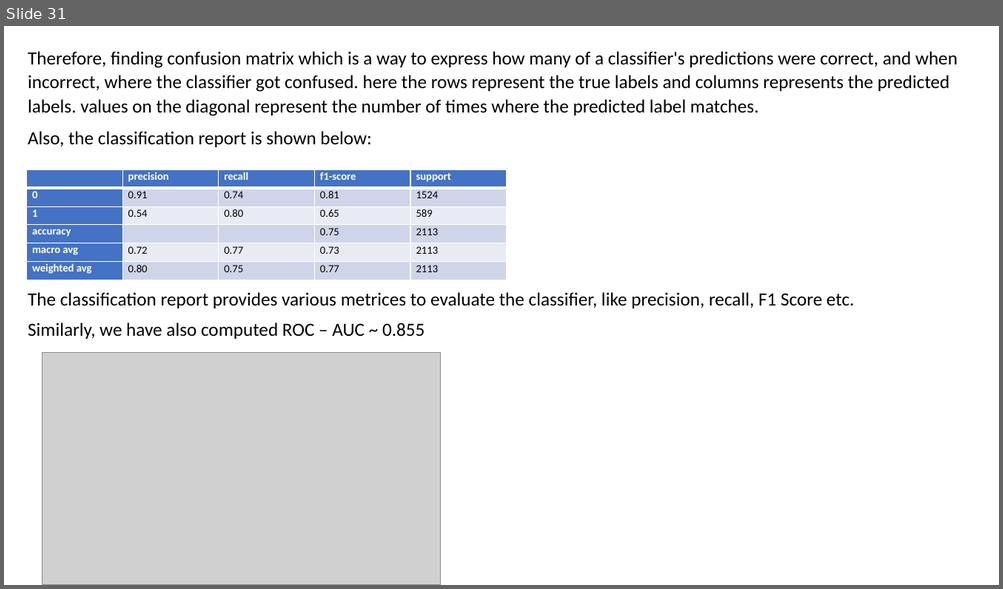
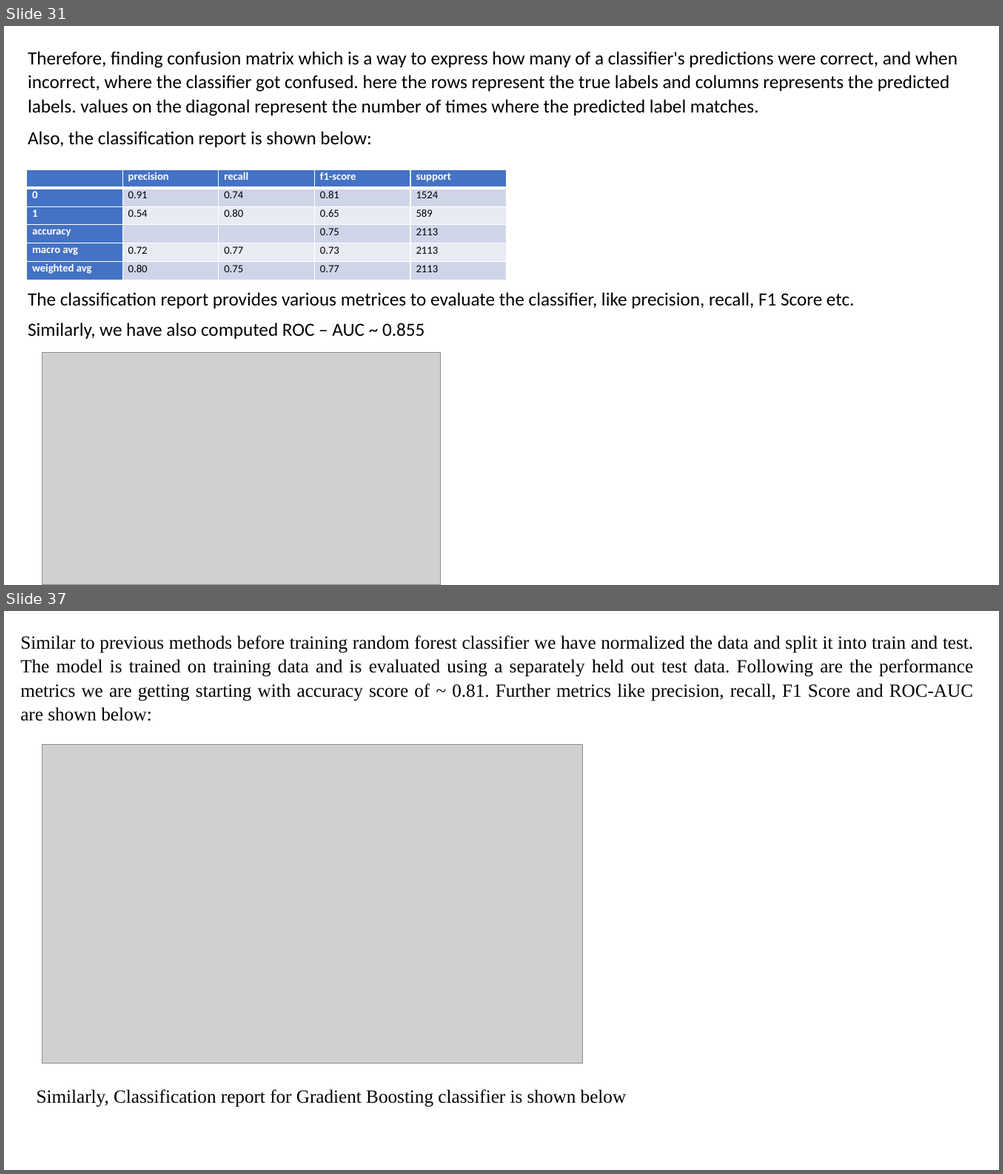
Before and after one commit to samarth-malhotra/Dissertation, a slide deck: Customer Churn Prediction in Telecom using Machine Learning.pptx. Shown one above the other, each under a label of ours: slide 31 before the commit, slides 31 and 37 after it; the slides between them are not shown. The pictures are 1003x589 and 1003x1174 pixels, drawn with LibreOffice and Linux fonts; fonts in the diff are those of the drawing; grey boxes stand for pictures. Boxes give left, top, right and bottom in pixels: in the first picture for what was removed or moved away, otherwise in the second. Text is boxed around its words. In the diff, an @@ line names an element or a change of style, - is before the commit and + after.

```diff
--- a/Customer Churn Prediction in Telecom using Machine Learning.pptx
+++ b/Customer Churn Prediction in Telecom using Machine Learning.pptx
@@ slide 37 added at box(4, 611, 999, 1170), background #FFFFFF @@
@@ text added at box(20, 635, 973, 721), 18 pt, text #000000 @@
+Similar to previous methods before training random forest classifier we have normalized the data and split it into train and test. The model is trained on training data and is evaluated using a separately held out test data. Following are the performance metrics we are getting starting with accuracy score of ~ 0.81. Further metrics like precision, recall, F1 Score and ROC-AUC are shown below:
@@ picture added at box(42, 744, 582, 1064) @@
@@ text added at box(37, 1090, 626, 1108), 18 pt, text #000000 @@
+Similarly, Classification report for Gradient Boosting classifier is shown below
```
Also in this commit, not shown: 3 slides changed, 12 other slides added, 3 other files.
